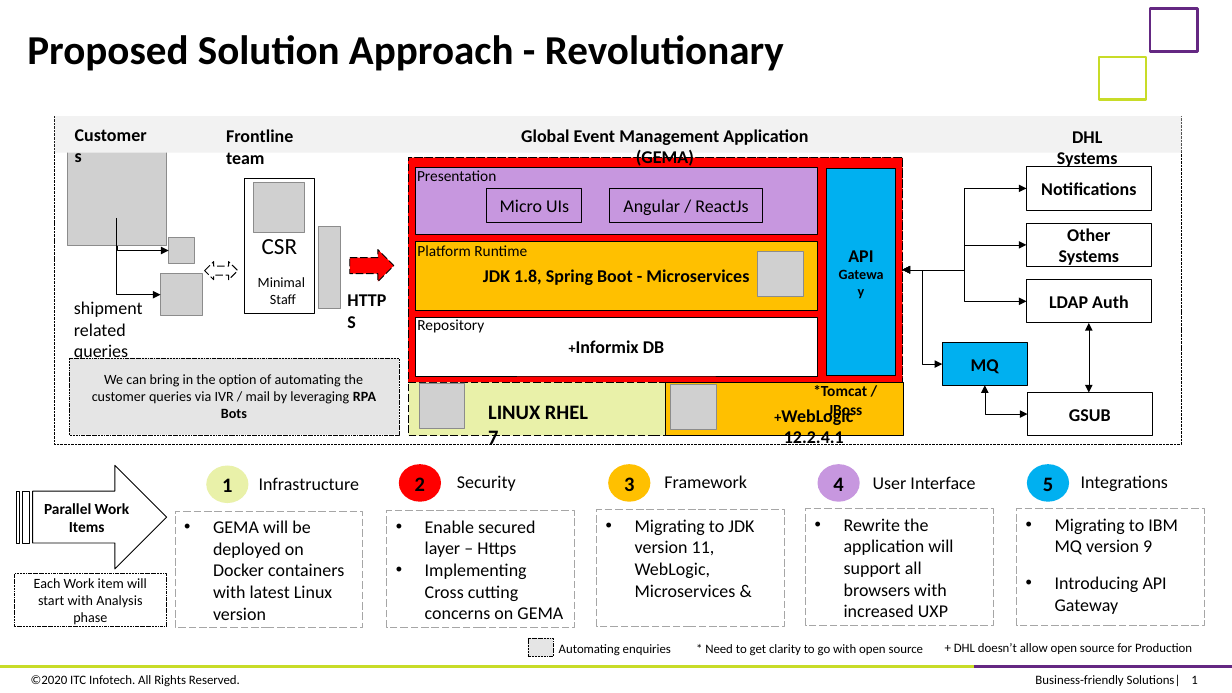
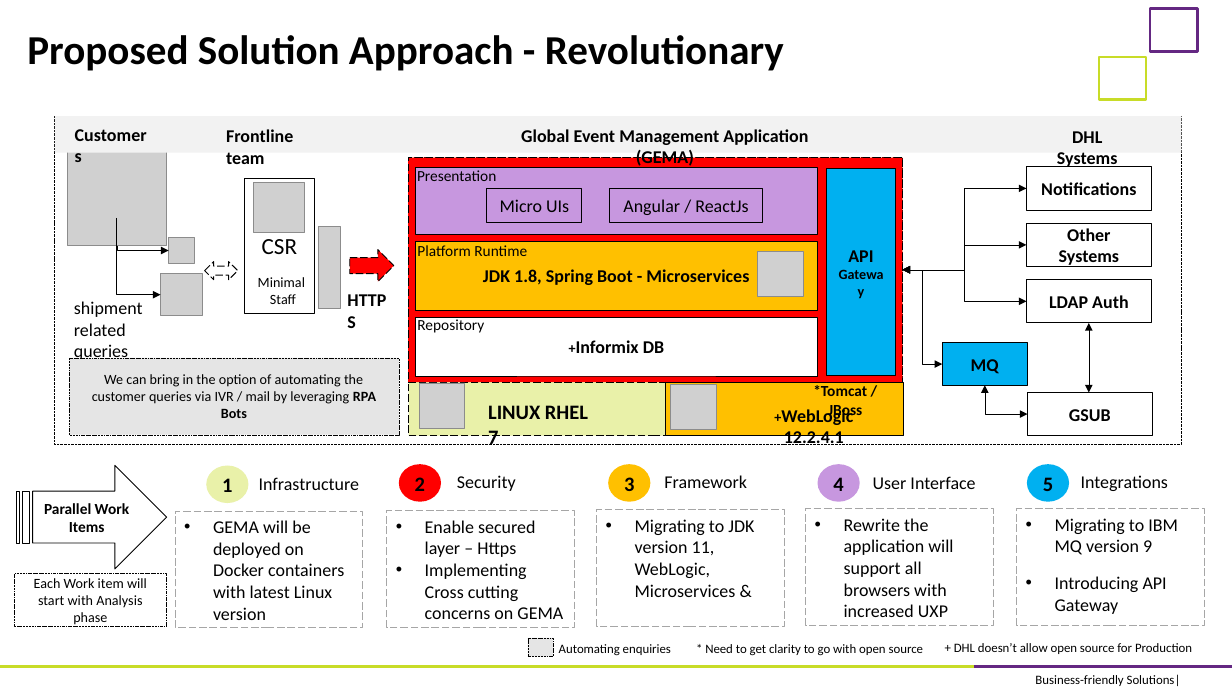
Before and after one commit to ibrahmareddy88/programs, a slide deck: slide 1 of Microservice Architecture.pptx. Drawn at 1232x693 pixels with LibreOffice and Linux fonts; fonts in the diff are those of the drawing; grey boxes stand for pictures. Boxes give left, top, right and bottom in pixels: in the first picture for what was removed or moved away, otherwise in the second. Text is boxed around its words. In the diff, an @@ line names an element or a change of style, - is before the commit and + after.

```diff
--- a/Microservice Architecture.pptx
+++ b/Microservice Architecture.pptx
@@ text removed at bbox=[31, 675, 240, 686] @@
-©2020 ITC Infotech. All Rights Reserved.
@@ page number removed at bbox=[1191, 676, 1197, 684] @@
-1
```
